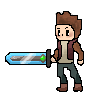
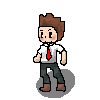
Layers edited between the first and the second 100 × 100 image:
added group "Group 1 copy" with 6 layers above "Group 1" over box(5, 11, 84, 98)
added layer "Layer 6" (1st of 2, in "Group 1 copy") in group "Group 1 copy" over box(33, 13, 67, 92)
added layer "Shading" (1st of 2, in "Group 1 copy") in group "Group 1 copy" over box(33, 15, 67, 91)
added layer "Layer 7" (1st of 2, in "Group 1 copy") in group "Group 1 copy" over box(34, 14, 66, 91)
hid group "Group 1" (6 layers) over box(5, 11, 84, 98)
added layer "Layer 9" (49%) above "Char 1" over box(36, 69, 75, 98)
